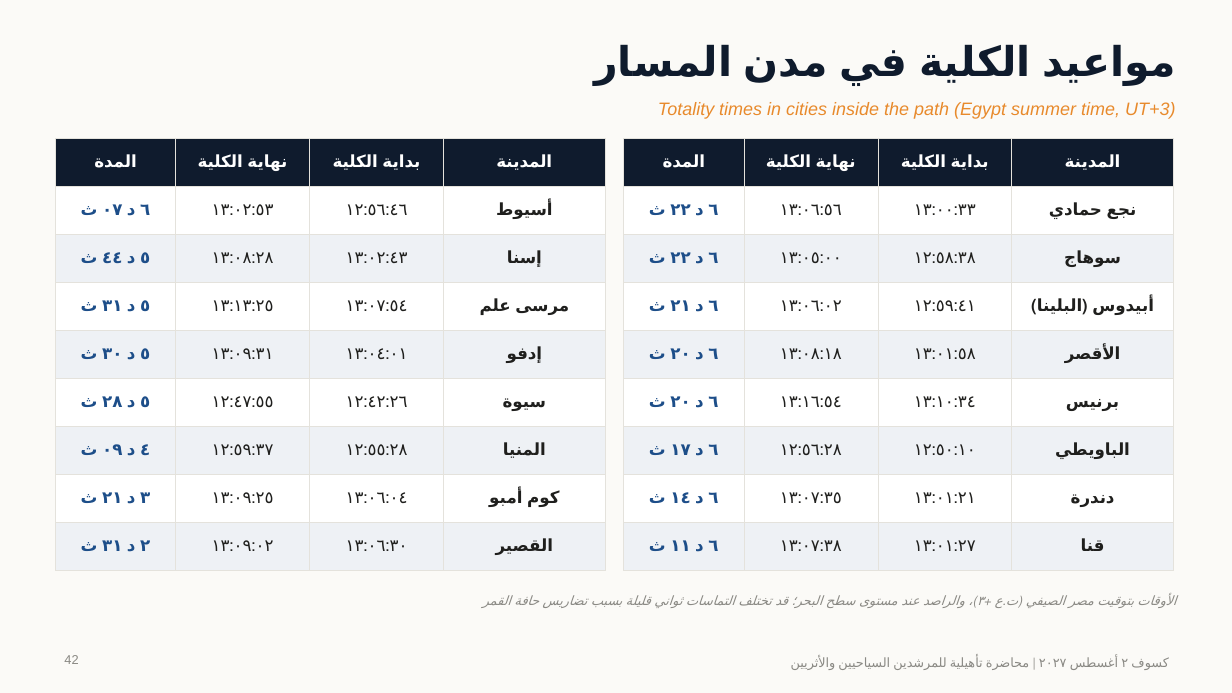
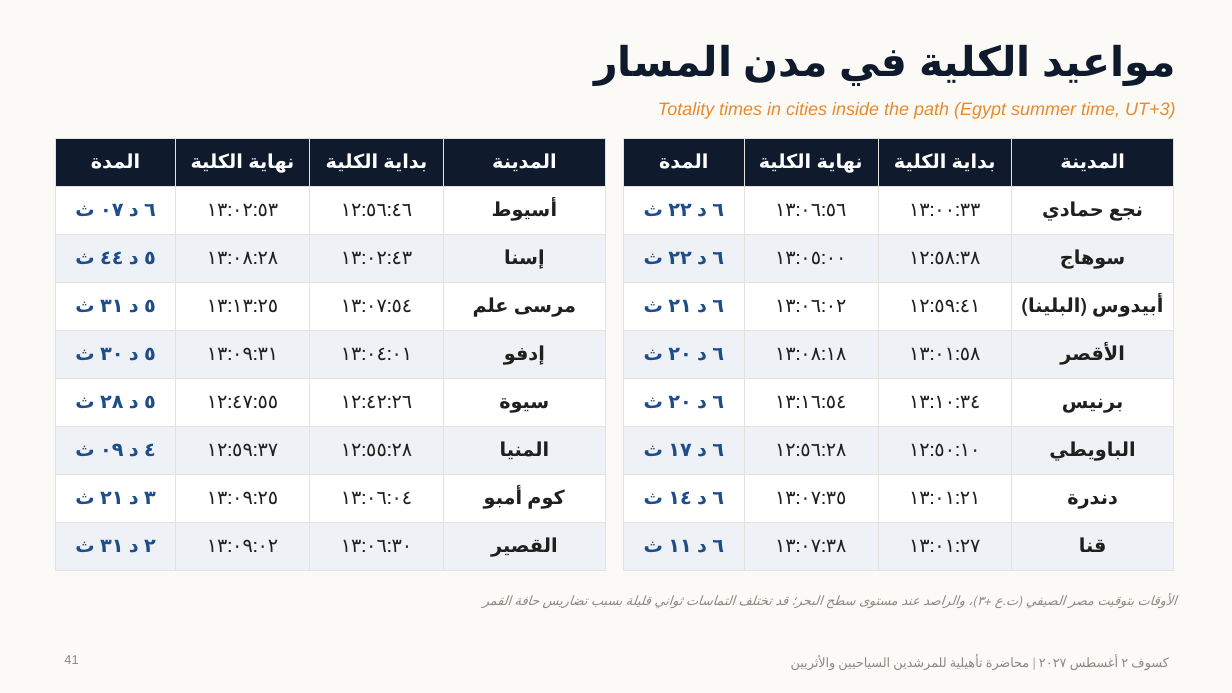
Before and after one commit to blackchemist2015-sys/Eclipse-Preparation-Lecture-, a slide deck: slide 41 of محاضرة_الكسوف_الكلي_2027.pptx (slide 42 before the commit). Drawn at 1232x693 pixels with LibreOffice and Linux fonts; fonts in the diff are those of the drawing. Boxes give left, top, right and bottom in pixels: in the first picture for what was removed or moved away, otherwise in the second. Text is boxed around its words. In the diff, an @@ line names an element or a change of style, - is before the commit and + after.

```diff
--- a/محاضرة_الكسوف_الكلي_2027.pptx
+++ b/محاضرة_الكسوف_الكلي_2027.pptx
@@ table at (x1=55, y1=139, x2=605, y2=561) @@
@@ size 13 to 15 pt @@
@@ table at (x1=624, y1=139, x2=1174, y2=557) @@
@@ size 13 to 15 pt @@
@@ page number at (x1=64, y1=655, x2=78, y2=664): text changed @@
-42
+41
```
Also in this commit, not shown: 42 other slides changed, 1 slide removed, 50 other files.
